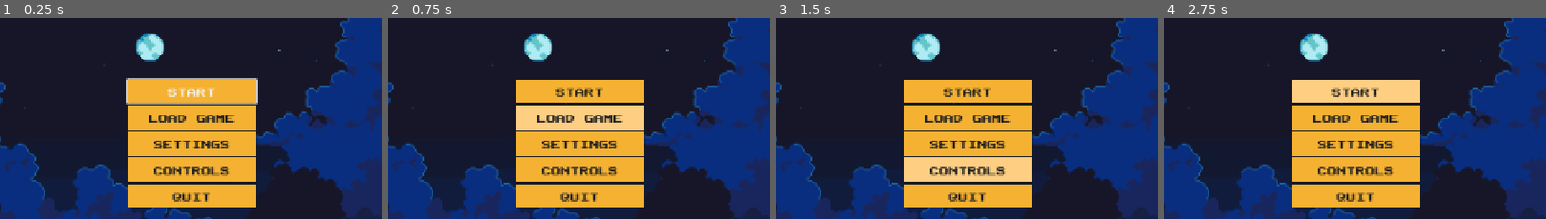
Above: before the commit, frames 1-4 (left to right).
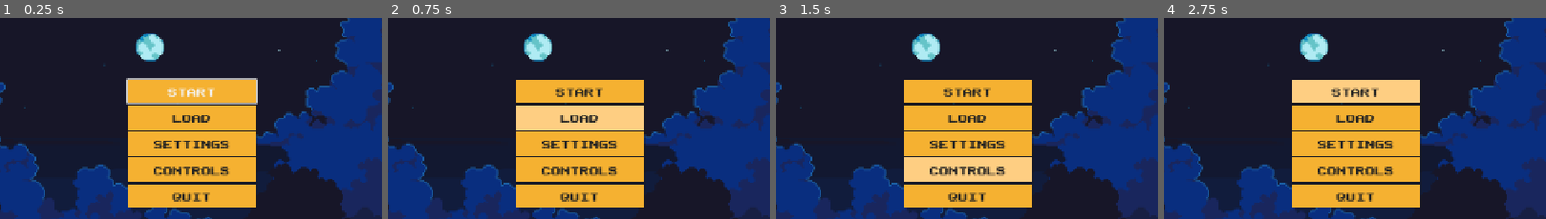
Above: after the commit, the same moments.

Repository: fabiolrodriguez/indie-game-starter-kit
Game: Godot game, scene res://scenes/main_menu/main_menu.tscn
Same seed, same stepped clock (60 frames per second), same inputs: the game is played once before the commit and once after it.
Inputs:
- Up to frame 1 (0.25 s): no input
- Up to frame 2 (0.75 s): click "LOAD GAME" (after the commit: "LOAD") at 0.5 s
- Up to frame 3 (1.5 s): click "CONTROLS" at 1.25 s
- Up to frame 4 (2.75 s): click "START" at 2 s
The pictures show only the part of the screen within x 25-75%, y 20-70%; the shares and areas given below are measured in that part.

The runs differ from the first frame. In frame 1, 0.6% of the frame differs, in the area x 39-62%, y 48-53%; in frame 2, 0.6%; in frame 3, 0.6%; in frame 4, 0.6%.

Commit message:
added bgm, finished settings volume, improved localization

Diff:
--- a/scenes/main_menu/main_menu.tscn
+++ b/scenes/main_menu/main_menu.tscn
@@ -195,33 +195,40 @@
 layout_mode = 2
 
 [node name="TitleLabel" type="Label" parent="menu/SettingsPanel/MarginContainer/VBoxContainer" unique_id=721553055]
-custom_minimum_size = Vector2(0, 30)
+custom_minimum_size = Vector2(0, 40)
 layout_mode = 2
 theme_override_colors/font_color = Color(0.13333334, 0.13333334, 0.13333334, 1)
 theme_override_fonts/font = ExtResource("1_fsom3")
 text = "SETTINGS	"
 horizontal_alignment = 1
+vertical_alignment = 1
 
 [node name="VolumeLabel" type="Label" parent="menu/SettingsPanel/MarginContainer/VBoxContainer" unique_id=1561229315]
-custom_minimum_size = Vector2(0, 25)
+custom_minimum_size = Vector2(0, 40)
 layout_mode = 2
 theme_override_colors/font_color = Color(0.13333334, 0.13333334, 0.13333334, 1)
 theme_override_fonts/font = ExtResource("1_fsom3")
 text = "VOLUME"
 horizontal_alignment = 1
+vertical_alignment = 1
 
 [node name="VolumeSlider" type="HSlider" parent="menu/SettingsPanel/MarginContainer/VBoxContainer" unique_id=2069249067]
 layout_mode = 2
+max_value = 5.0
+step = 0.5
+value = 1.0
 
 [node name="ResolutionLabel" type="Label" parent="menu/SettingsPanel/MarginContainer/VBoxContainer" unique_id=557950461]
-custom_minimum_size = Vector2(0, 25)
+custom_minimum_size = Vector2(0, 40)
 layout_mode = 2
 theme_override_colors/font_color = Color(0.13333334, 0.13333334, 0.13333334, 1)
 theme_override_fonts/font = ExtResource("1_fsom3")
 text = "RESOLUTION"
 horizontal_alignment = 1
+vertical_alignment = 1
 
 [node name="OptionButton" type="OptionButton" parent="menu/SettingsPanel/MarginContainer/VBoxContainer" unique_id=760169461]
+custom_minimum_size = Vector2(0, 25)
 layout_mode = 2
 theme_override_colors/font_color = Color(0.13333334, 0.13333334, 0.13333334, 1)
 theme_override_fonts/font = ExtResource("1_fsom3")
@@ -231,14 +238,16 @@
 alignment = 1
 
 [node name="LanguageLabel" type="Label" parent="menu/SettingsPanel/MarginContainer/VBoxContainer" unique_id=1535816958]
-custom_minimum_size = Vector2(0, 25)
+custom_minimum_size = Vector2(0, 40)
 layout_mode = 2
 theme_override_colors/font_color = Color(0.13333334, 0.13333334, 0.13333334, 1)
 theme_override_fonts/font = ExtResource("1_fsom3")
 text = "LANGUAGE"
 horizontal_alignment = 1
+vertical_alignment = 1
 
 [node name="LanguageSelector" type="OptionButton" parent="menu/SettingsPanel/MarginContainer/VBoxContainer" unique_id=259580146]
+custom_minimum_size = Vector2(0, 25)
 layout_mode = 2
 theme_override_colors/font_color = Color(0.13333334, 0.13333334, 0.13333334, 1)
 theme_override_fonts/font = ExtResource("1_fsom3")
@@ -248,7 +257,7 @@
 alignment = 1
 
 [node name="FullscreenCheckbox" type="CheckBox" parent="menu/SettingsPanel/MarginContainer/VBoxContainer" unique_id=1784173247]
-custom_minimum_size = Vector2(0, 30)
+custom_minimum_size = Vector2(0, 40)
 layout_mode = 2
 theme_override_colors/font_color = Color(0.13333334, 0.13333334, 0.13333334, 1)
 theme_override_fonts/font = ExtResource("1_fsom3")
@@ -256,7 +265,7 @@
 alignment = 1
 
 [node name="BackButton" type="Button" parent="menu/SettingsPanel/MarginContainer/VBoxContainer" unique_id=1609633977]
-custom_minimum_size = Vector2(0, 30)
+custom_minimum_size = Vector2(0, 40)
 layout_mode = 2
 theme_override_colors/font_color = Color(0.13333334, 0.13333334, 0.13333334, 1)
 theme_override_fonts/font = ExtResource("1_fsom3")
@@ -293,7 +302,7 @@
 [connection signal="focus_entered" from="menu/MainPanel/MarginContainer/VBoxContainer/quit" to="." method="_on_quit_focus_entered"]
 [connection signal="mouse_entered" from="menu/MainPanel/MarginContainer/VBoxContainer/quit" to="." method="_on_quit_mouse_entered"]
 [connection signal="pressed" from="menu/MainPanel/MarginContainer/VBoxContainer/quit" to="." method="_on_quit_pressed"]
-[connection signal="changed" from="menu/SettingsPanel/MarginContainer/VBoxContainer/VolumeSlider" to="." method="_on_volume_slider_changed"]
+[connection signal="value_changed" from="menu/SettingsPanel/MarginContainer/VBoxContainer/VolumeSlider" to="." method="_on_volume_slider_value_changed"]
 [connection signal="item_selected" from="menu/SettingsPanel/MarginContainer/VBoxContainer/OptionButton" to="." method="_on_option_button_item_selected"]
 [connection signal="item_selected" from="menu/SettingsPanel/MarginContainer/VBoxContainer/LanguageSelector" to="." method="_on_language_selector_item_selected"]
 [connection signal="toggled" from="menu/SettingsPanel/MarginContainer/VBoxContainer/FullscreenCheckbox" to="." method="_on_fullscreen_checkbox_toggled"]
--- a/scripts/audio_manager.gd
+++ b/scripts/audio_manager.gd
@@ -2,11 +2,15 @@
 
 var hover_sound = preload("res://assets/audio/ui/button_hover.mp3")
 var click_sound = preload("res://assets/audio/ui/button_click.mp3")
+var bg_music = preload("res://assets/audio/music/piano-bg.mp3")
+
+@onready var bgm_player = AudioStreamPlayer.new()
 
 @onready var player = AudioStreamPlayer.new()
 
 func _ready():
 	add_child(player)
+	add_child(bgm_player)
 
 func play_hover():
 	player.stream = hover_sound
@@ -15,3 +19,14 @@
 func play_click():
 	player.stream = click_sound
 	player.play()
+
+
+func play_bgm(music: AudioStream):
+	if music == null:
+		return
+	bgm_player.stop()
+	bgm_player.stream = music
+	bgm_player.play()
+
+func stop_bgm():
+	bgm_player.stop()
--- a/scripts/localization_manager.gd
+++ b/scripts/localization_manager.gd
@@ -7,13 +7,17 @@
 var translations = {
 	"pt_BR": {
 		"menu_start": "JOGAR",
+		"menu_load": "CONTINUAR",
 		"menu_settings": "CONFIGURAÇÕES",
+		"menu_controls": "CONTROLES",
 		"menu_back": "VOLTAR",
 		"menu_quit": "SAIR",
 	},
 	"en_US": {
 		"menu_start": "START",
+		"menu_load": "LOAD",
 		"menu_settings": "SETTINGS",
+		"menu_controls": "CONTROLS",
 		"menu_back": "BACK",
 		"menu_quit": "QUIT"
 	}
--- a/scripts/main_menu.gd
+++ b/scripts/main_menu.gd
@@ -12,6 +12,9 @@
 @onready var quit_button = $menu/MainPanel/MarginContainer/VBoxContainer/quit
 @onready var settings_button = $menu/MainPanel/MarginContainer/VBoxContainer/settings
 @onready var load_button = $menu/MainPanel/MarginContainer/VBoxContainer/load
+@onready var controls_button = $menu/MainPanel/MarginContainer/VBoxContainer/controls
+var bg_music = preload("res://assets/audio/music/piano-bg.mp3")
+
 
 var language_codes = ["pt_BR", "en_US"]
 
@@ -47,6 +50,7 @@
 		print("Não existe save")
 
 	test_save()
+	AudioManager.play_bgm(bg_music)
 
 # Called every frame. 'delta' is the elapsed time since the previous frame.
 func _process(delta: float) -> void:
@@ -55,9 +59,9 @@
 func get_language_display_name(code: String) -> String:
 	match code:
 		"pt_BR":
-			return "Português (BR)"
+			return "PORTUGUÊS (BR)"
 		"en_US":
-			return "English"
+			return "ENGLISH"
 		_:
 			return code
 
@@ -77,9 +81,12 @@
 
 func update_texts():
 	start_button.text = LocalizationManager.tr_key("menu_start")
+	load_button.text = LocalizationManager.tr_key("menu_load")
 	back_button.text = LocalizationManager.tr_key("menu_back")
 	quit_button.text = LocalizationManager.tr_key("menu_quit")
 	settings_button.text = LocalizationManager.tr_key("menu_settings")
+	controls_button.text = LocalizationManager.tr_key("menu_controls")
+
 	# adicione outros botões aqui
 
 func sync_settings_ui():
@@ -138,9 +145,6 @@
 func _on_back_button_mouse_entered() -> void:
 	AudioManager.play_hover()
 
-func _on_volume_slider_changed(value) -> void:
-	AudioServer.set_bus_volume_db(0, linear_to_db(value))
-
 func _on_fullscreen_checkbox_toggled(toggled_on: bool) -> void:
 	if toggled_on:
 		SettingsManager.fscr(true)
@@ -157,6 +161,7 @@
 	SettingsManager.language = language_codes[index]
 	SettingsManager.save()
 	SettingsManager.apply_language()
+	update_texts()
 
 
 func test_save():
@@ -164,3 +169,9 @@
 	SaveManager.set_value("profile", "language", SettingsManager.language)
 	SaveManager.set_value("profile", "last_opened_menu", "main")
 	SaveManager.save_game()
+
+func _on_volume_slider_value_changed(value: float) -> void:
+	print(value)
+	SettingsManager.volume = value
+	SettingsManager.save()
+	SettingsManager.apply()
Not shown, added: assets/audio/music/piano-bg.mp3.import
Not shown, added: assets/audio/music/piano-bg.mp3
